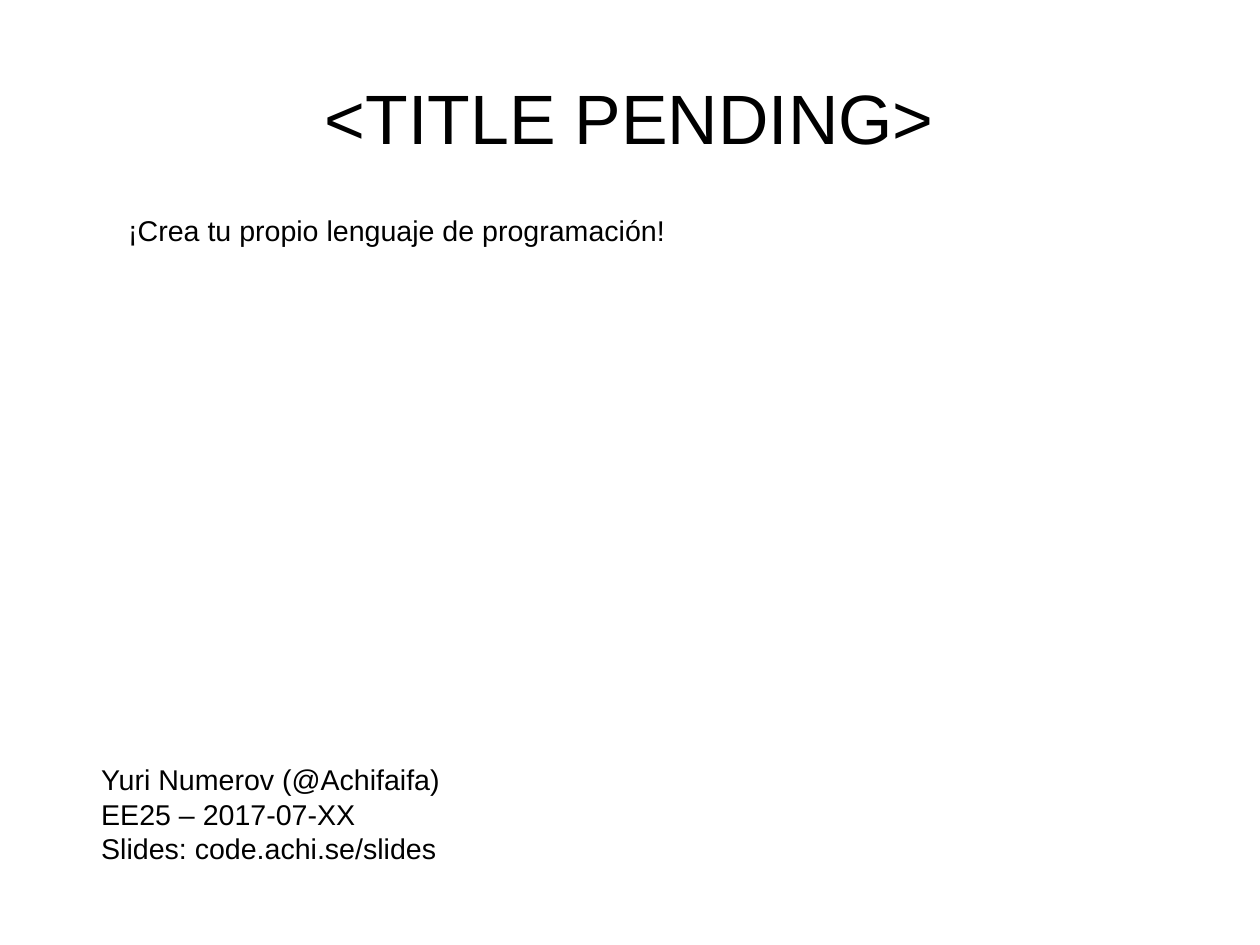
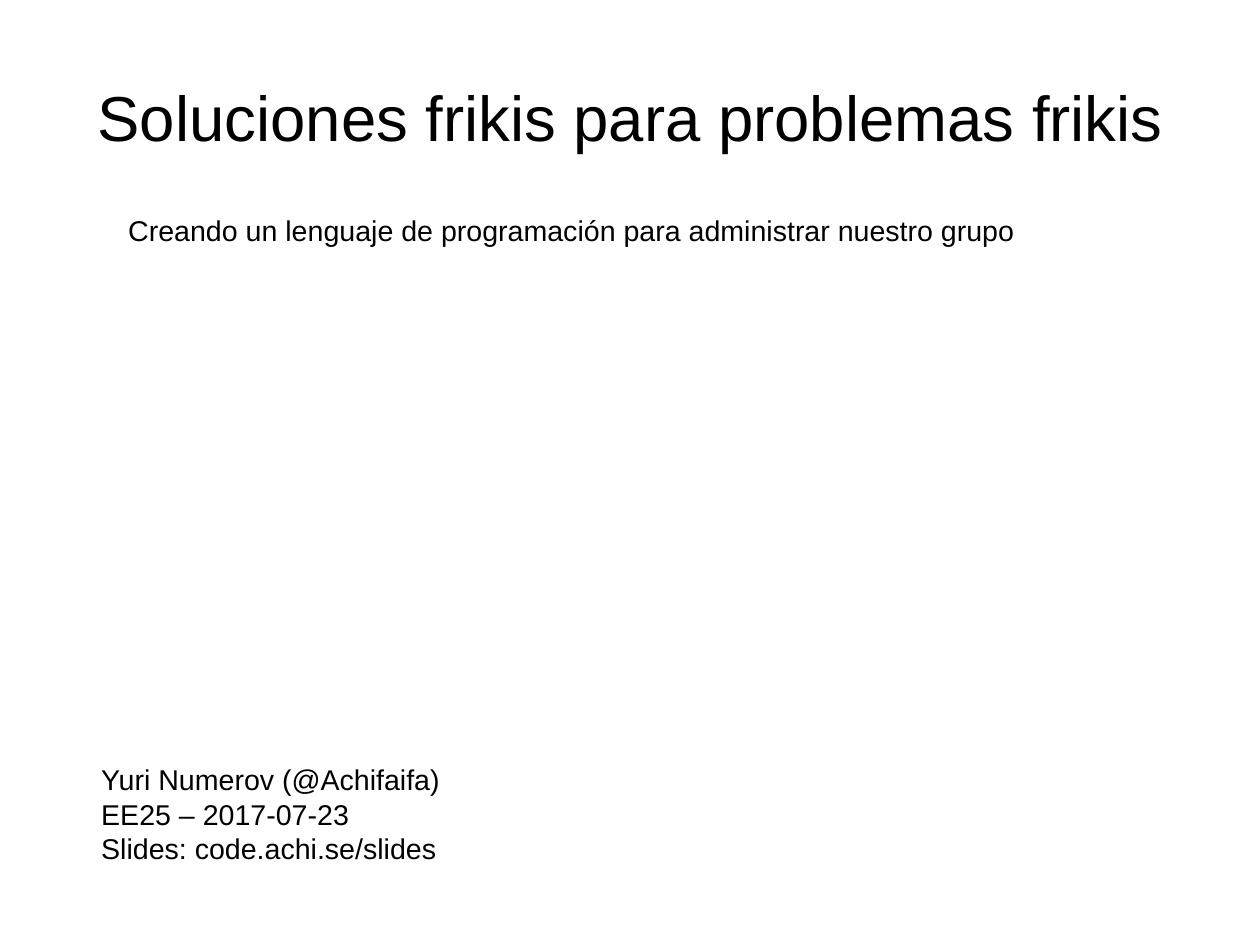
Before and after one commit to Achifaifa/slides, a slide deck: slide 1 of EE25-ply/ply.odp. Drawn at 1260x945 pixels with LibreOffice and Linux fonts; fonts in the diff are those of the drawing. Boxes give left, top, right and bottom in pixels: in the first picture for what was removed or moved away, otherwise in the second. Text is boxed around its words. In the diff, an @@ line names an element or a change of style, - is before the commit and + after.

Commit message:
finished slides

```diff
--- a/EE25-ply/ply.odp
+++ b/EE25-ply/ply.odp
@@ title at [98,95,1162,153]: text changed; size 44 to 40 pt @@
-<TITLE PENDING>
+Soluciones frikis para problemas frikis
@@ text at [128,220,1014,246]: text changed @@
-¡Crea tu propio lenguaje de programación!
+Creando un lenguaje de programación para administrar nuestro grupo
@@ text at [101,805,349,826]: text changed @@
-EE25 – 2017-07-XX
+EE25 – 2017-07-23
```
Also in this commit, not shown: 2 other slides changed, 23 slides added, 7 slides removed, 6 other files.
